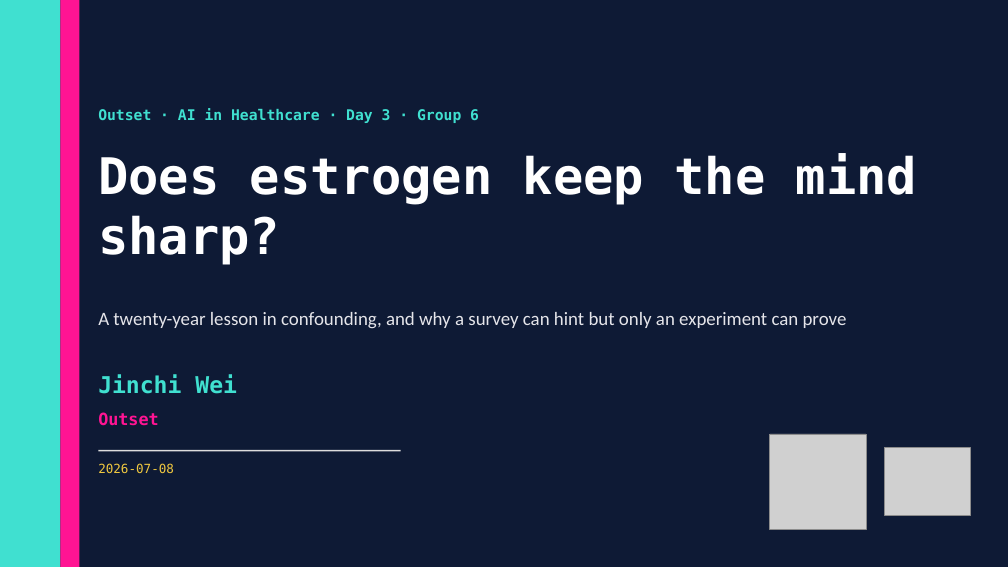
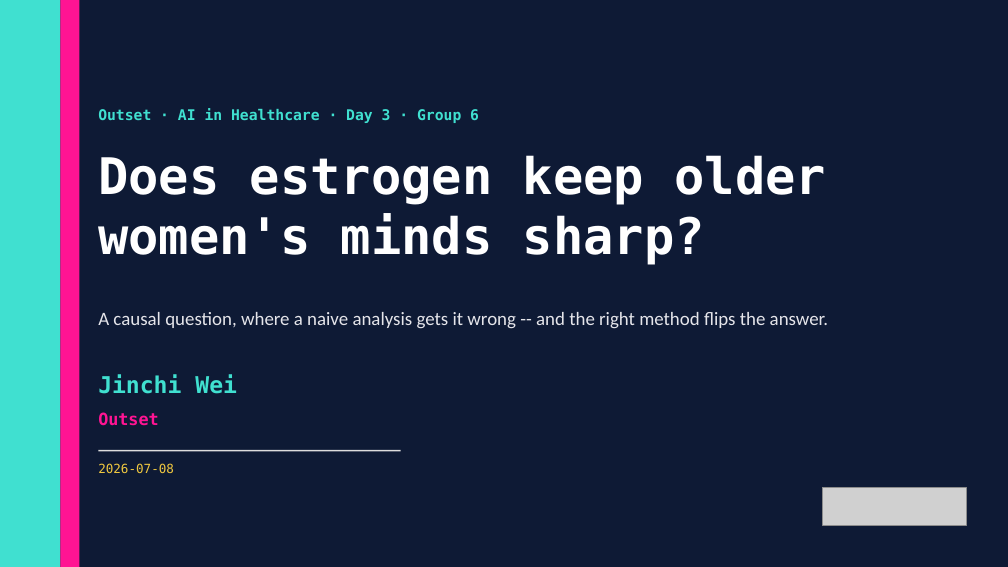
Before and after one commit to jinchiwei/outset-ai-healthcare, a slide deck: slide 1 of solutions/g6_estrogen/slides/g6_estrogen.pptx. Drawn at 1008x567 pixels with LibreOffice and Linux fonts; fonts in the diff are those of the drawing; grey boxes stand for pictures. Boxes give left, top, right and bottom in pixels: in the first picture for what was removed or moved away, otherwise in the second. Text is boxed around its words. In the diff, an @@ line names an element or a change of style, - is before the commit and + after.

Commit message:
G6 v2: estrogen/cognition causal analysis (67% confounding), logistic-for-causation, clinical intro figs, Outset logo, bespoke layouts

```diff
--- a/solutions/g6_estrogen/slides/g6_estrogen.pptx
+++ b/solutions/g6_estrogen/slides/g6_estrogen.pptx
@@ text at (x1=98, y1=155, x2=827, y2=265): text changed @@
-Does estrogen keep the mind sharp?
+Does estrogen keep older women's minds sharp?
@@ text at (x1=98, y1=312, x2=828, y2=329): text changed @@
-A twenty-year lesson in confounding, and why a survey can hint but only an experiment can prove
+A causal question, where a naive analysis gets it wrong -- and the right method flips the answer.
@@ picture removed at (x1=770, y1=434, x2=866, y2=529) @@
@@ picture removed at (x1=885, y1=448, x2=970, y2=516) @@
@@ picture added at (x1=823, y1=488, x2=966, y2=526) @@
```
Also in this commit, not shown: 14 other slides changed, 7 slides added, 3 slides removed, 27 other files.
